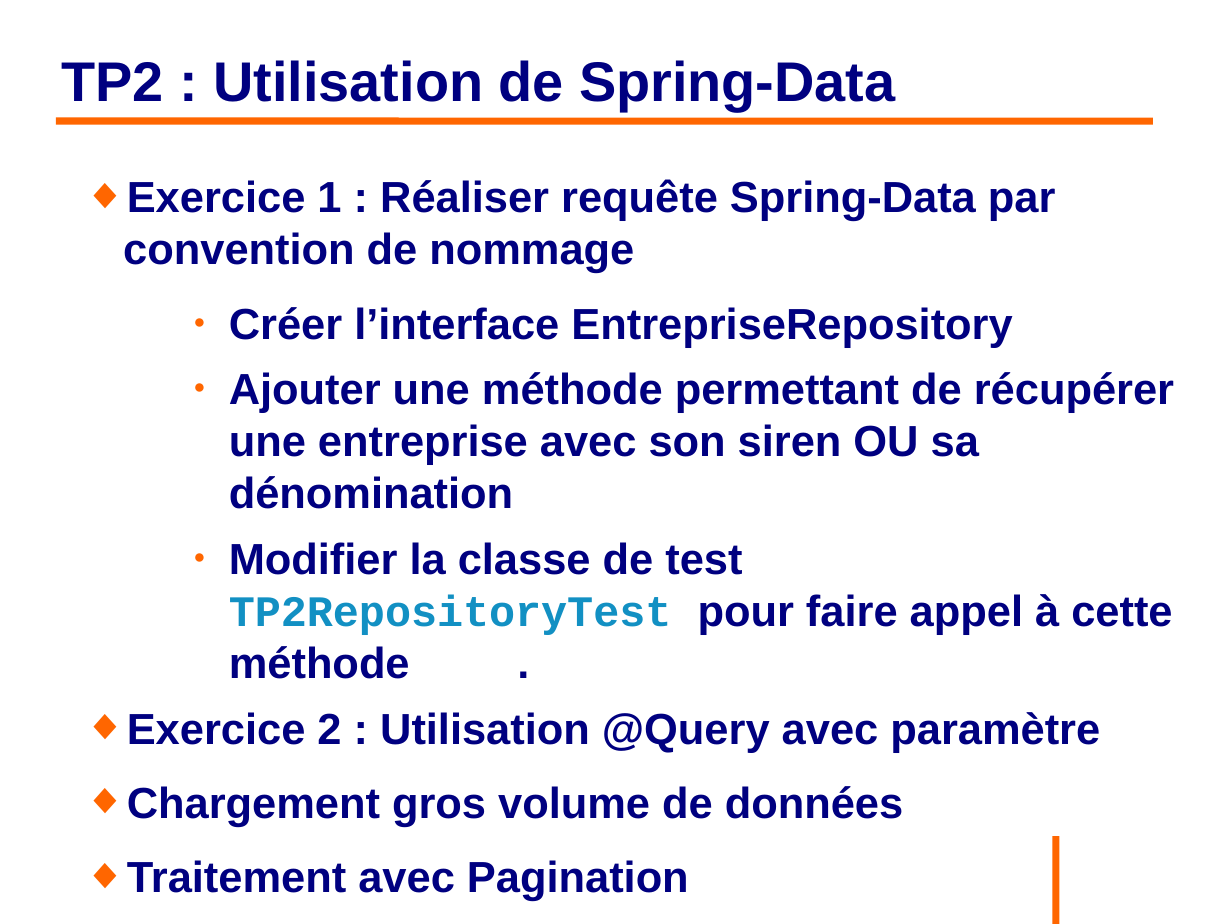
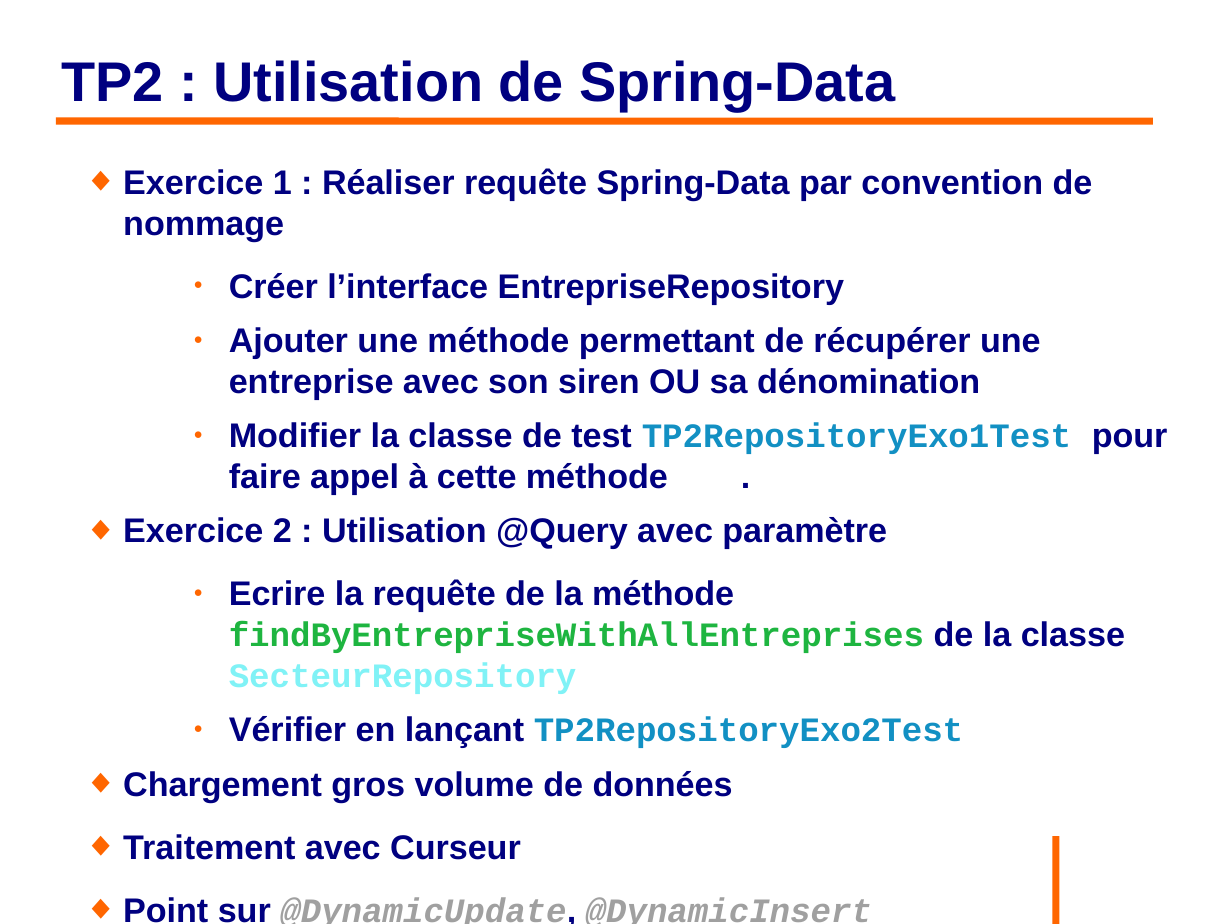
Before and after one commit to philphils/formation-hibernate-avancee, a slide deck: slide 39 of Documentation/diapo_formation_hibernate_avancee.odp. Drawn at 1232x924 pixels with LibreOffice and Linux fonts; fonts in the diff are those of the drawing; background and template pictures are left out. Boxes give left, top, right and bottom in pixels: in the first picture for what was removed or moved away, otherwise in the second. Text is boxed around its words. In the diff, an @@ line names an element or a change of style, - is before the commit and + after.

Commit message:
Avancement diapo Spring data

```diff
--- a/Documentation/diapo_formation_hibernate_avancee.odp
+++ b/Documentation/diapo_formation_hibernate_avancee.odp
@@ text at (123, 168, 1168, 802): paragraph added @@
+◆ Point sur @DynamicUpdate, @DynamicInsert
@@ text at (123, 168, 1093, 802): size 28 to 22 pt in "Exercice 1 : Réaliser requête Spring-Data par ...", "Créer l’interface EntrepriseRepository", "Ajouter une méthode permettant de récupérer une ...", "Exercice 2 : Utilisation @Query avec paramètre" and 2 more places @@
@@ text at (229, 422, 1168, 495): text changed; size 28 to 22 pt @@
-    ● Modifier la classe de test TP2RepositoryTest pour faire appel à cette méthode .
+    ● Modifier la classe de test TP2RepositoryExo1Test pour faire appel à cette méthode .
@@ text at (229, 579, 1125, 748): paragraphs added @@
+    ● Ecrire la requête de la méthode findByEntrepriseWithAllEntreprises de la classe SecteurRepository
+    ● Vérifier en lançant TP2RepositoryExo2Test
@@ text at (127, 860, 689, 901): paragraph removed @@
-◆ Traitement avec Pagination
```
